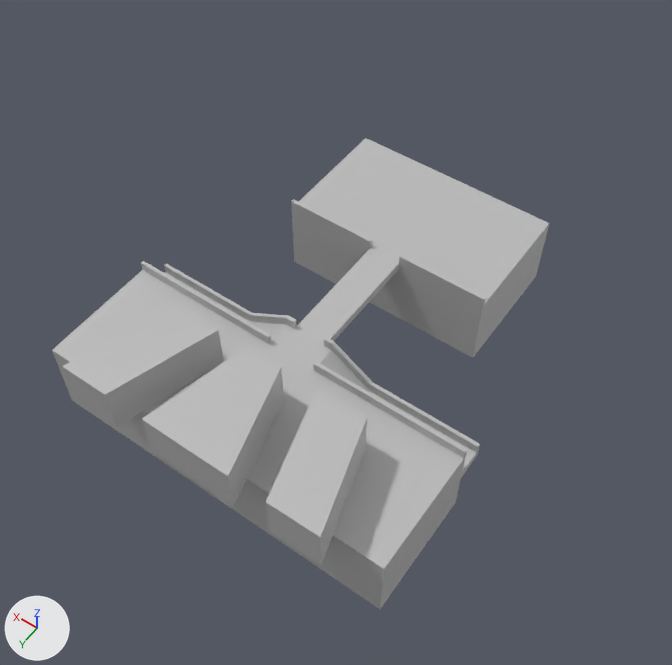
One commit to the FBX model Assets/Art/3D/ArenaBlockout/arena_blockout.fbx: the scene before it, then after it.
The view is the same before and after, from a 50 mm lens placed at (-30.2, 35.8, 73.6), pointed at (3.6, -11.4, -0.6). The lights are fixed; the arrows at lower left show +X, +Y and +Z. Where no turn or scale is listed for an object, it has been applied to the vertices.
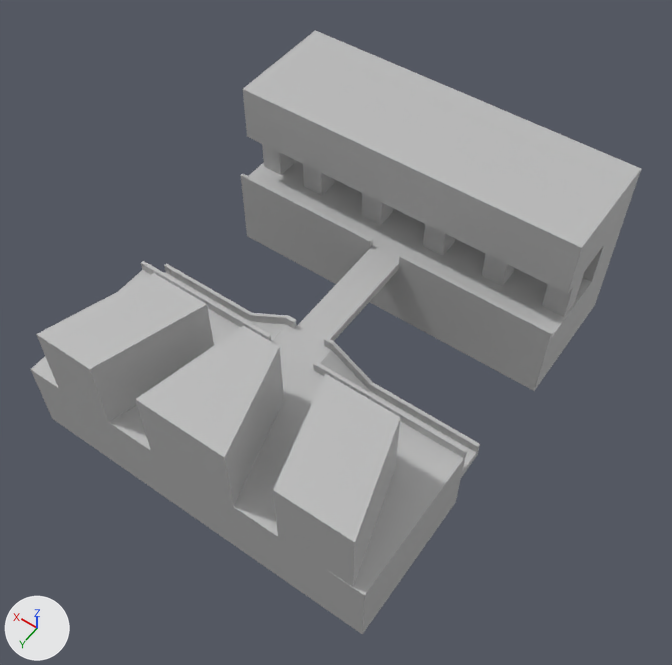
The change, as a list of edits to the scene's bpy script:
```text
Change me_mesh_008:
    where me_mesh_008.from_pydata(...)  # 8 vertices, 6 faces; spans x -6.94..3.31, y 0.0..0.39, z -0.5..0.57
    me_mesh_008 part 6: the whole mesh is scaled about its middle by (1.74, 1, 1), then moved by (-3.79, 0.0, 0.0)
Change me_mesh_003:
    where me_mesh_003.from_pydata(...)  # 8 vertices, 6 faces; spans x -6.38..2.43, y -1.59..9.85, z 0.0..5.35
    me_mesh_003 part 3
    me_mesh_003.vertices[1].co: (-1.11, -1.59, 0.0) -> (0.15, -1.59, 0.0)
    me_mesh_003.vertices[2].co: (-6.38, -1.59, 5.35) -> (-6.38, -1.59, 8.4)  # pixel (218, 329) -> pixel (207, 304)
    me_mesh_003.vertices[3].co: (-1.11, -1.59, 5.35) -> (0.15, -1.59, 8.4)  # pixel (176, 304) -> pixel (153, 272)
    me_mesh_003.vertices[4].co: (-2.91, 9.85, 5.35) -> (-2.91, 9.85, 8.4)  # pixel (105, 394) -> pixel (89, 369)
    me_mesh_003.vertices[5].co: (2.43, 9.85, 5.35) -> (3.69, 9.85, 8.4)  # pixel (62, 366) -> pixel (36, 334)
    me_mesh_003.vertices[7].co: (2.43, 9.85, 0.0) -> (3.69, 9.85, 0.0)  # pixel (75, 399) -> pixel (58, 388)
Change me_mesh_001:
    where me_mesh_001.from_pydata(...)  # 8 vertices, 6 faces; spans x -6.96..1.74, y -2.46..9.01, z 0.0..5.35
    me_mesh_001 part 7
    me_mesh_001.vertices[0].co: (-3.64, -2.46, 0.0) -> (-5.94, -2.46, 0.0)  # pixel (365, 449) -> pixel (395, 468)
    me_mesh_001.vertices[2].co: (-3.64, -2.46, 5.35) -> (-5.94, -2.46, 8.4)  # pixel (366, 418) -> pixel (400, 417)
    me_mesh_001.vertices[3].co: (1.74, -2.46, 5.35) -> (1.74, -2.46, 8.4)  # pixel (316, 388) -> pixel (325, 373)
    me_mesh_001.vertices[4].co: (-6.96, 8.94, 5.35) -> (-9.26, 8.94, 8.4)  # pixel (320, 537) -> pixel (354, 542)
    me_mesh_001.vertices[5].co: (-1.5, 9.01, 5.35) -> (-1.5, 9.01, 8.4)  # pixel (265, 502) -> pixel (273, 490)
    me_mesh_001.vertices[6].co: (-6.96, 8.94, 0.0) -> (-9.26, 8.94, 0.0)  # pixel (321, 565) -> pixel (353, 587)
Change me_mesh_009:
    where me_mesh_009.from_pydata(...)  # 8 vertices, 6 faces; spans x -10.6..0.0, y -0.2..0.2, z -0.54..0.54
    me_mesh_009 part 4
    add for i in [1, 3, 5, 7]: me_mesh_009.vertices[i].co += Vector((7.24, 0.0, 0.0))
Change me_mesh_002:
    where me_mesh_002.from_pydata(...)  # 8 vertices, 6 faces; spans x -6.62..3.09, y -5.76..5.67, z 0.0..5.35
    me_mesh_002 part 2: the whole mesh is scaled about the mesh origin by (1, 1, 1.57)
Change me_mesh_007:
    where me_mesh_007.from_pydata(...)  # 8 vertices, 6 faces; spans x -12.3..12.3, y -14.7..0.0, z -4.4..4.4
    me_mesh_007 part 1: the whole mesh is scaled about its middle by (1.6, 1, 1), then moved by (-0.2, 0.0, 0.0)
Change me_mesh:
    where me_mesh.from_pydata(...)  # 8 vertices, 6 faces; spans x -14.5..24.9, y -6.3..7.1, z -8.9..0.0
    me_mesh part 5: the whole mesh is scaled about its middle by (1, 1.21, 1), then moved by (0.0, 1.4, 0.0)
Change ob_pcube4:
    ob_pcube4.location: (16.3, 0.0, 0.0) -> (17.3, 0.0, 0.0)
Change ob_pcube2:
    ob_pcube2.location: (-3.1, 0.9, 0.0) -> (-4.1, 0.9, 0.0)
Add ob_pcube19:
    ob_pcube19 = bpy.data.objects.new('pCube19', me_mesh_018)  # a box spanning x -1.25..1.25, y -1.25..1.25, z 0.0..5.52; in mat_lambert1 (grey #bcbcbc)
    ob_pcube19.location = (-13.1, -27.4, 0.0)
Add ob_pcube14:
    ob_pcube14 = bpy.data.objects.new('pCube14', me_mesh_018.copy())
    ob_pcube14.location = (1.3, -27.4, 0.0)
Add ob_pcube15:
    ob_pcube15 = bpy.data.objects.new('pCube15', me_mesh_018.copy())
    ob_pcube15.location = (9.3, -27.4, 0.0)
Add ob_pcube20:
    ob_pcube20 = bpy.data.objects.new('pCube20', me_mesh_018.copy())
    ob_pcube20.location = (23.1, -27.4, 0.0)
Add ob_pcube21:
    ob_pcube21 = bpy.data.objects.new('pCube21', me_mesh_020)  # a box spanning x -37.6..1.7, y -2.7..2.4, z 0.0..5.5; in mat_lambert1 (grey #bcbcbc)
    ob_pcube21.location = (23.1, -34.5, 0.0)
Add ob_pcube16:
    ob_pcube16 = bpy.data.objects.new('pCube16', me_mesh_018.copy())
    ob_pcube16.location = (17.3, -27.4, 0.0)
Add ob_pcube17:
    ob_pcube17 = bpy.data.objects.new('pCube17', me_mesh_016)  # a box spanning x -8.5..30.8, y -9.8..3.1, z 0.0..6.4; in mat_lambert1 (grey #bcbcbc)
    ob_pcube17.location = (-6.0, -27.4, 5.5)
Add ob_pcube18:
    ob_pcube18 = bpy.data.objects.new('pCube18', me_mesh_018.copy())
    ob_pcube18.location = (-6.0, -27.4, 0.0)
```

Boxes (x1, y1, x2, y2) around the edits, measured in the pictures (672 x 665 px):
'pCube17', added
    after: (243, 30, 641, 294)
'pCube1', mesh rescaled (7% taller)
    before: (52, 270, 466, 609)
    after: (31, 270, 466, 634)
'pCube8', mesh rescaled
    before: (292, 138, 549, 358)
    after: (241, 160, 613, 391)
'pCube2', reshaped, moved (25% wider, 21% taller)
    before: (266, 389, 367, 565)
    after: (273, 373, 400, 587)
'pCube4', reshaped, moved (10% wider, 22% taller)
    before: (62, 305, 224, 427)
    after: (36, 273, 214, 422)
'pCube3', mesh rescaled (12% taller)
    before: (142, 346, 284, 507)
    after: (136, 326, 284, 507)
'pCube9', mesh rescaled (76% wider, 64% taller)
    before: (399, 254, 486, 306)
    after: (399, 254, 553, 340)
'pCube10', reshaped (61% wider, 50% taller)
    before: (291, 199, 372, 248)
    after: (241, 174, 372, 248)
'pCube19', added
    after: (542, 271, 585, 317)
'pCube21', added
    after: (583, 217, 625, 282)
'pCube18', added
    after: (482, 254, 515, 286)
'pCube14', added
    after: (423, 224, 455, 256)
'pCube15', added
    after: (362, 193, 393, 225)
'pCube16', added
    after: (303, 164, 334, 195)
'pCube20', added
    after: (262, 144, 294, 175)
